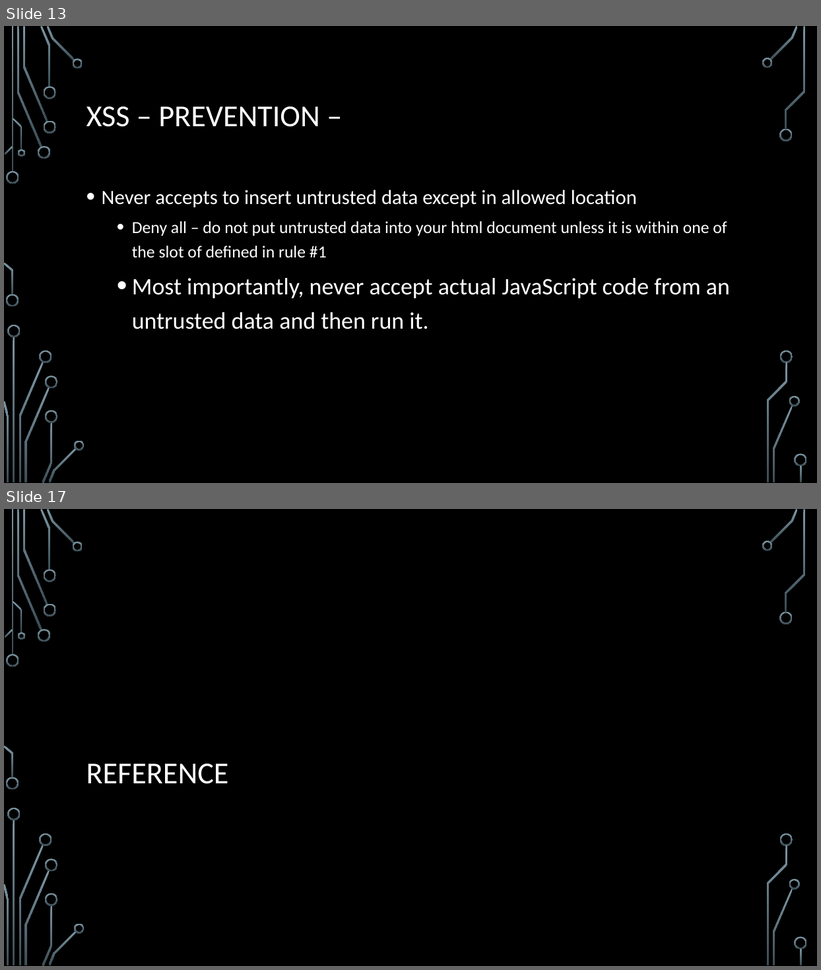
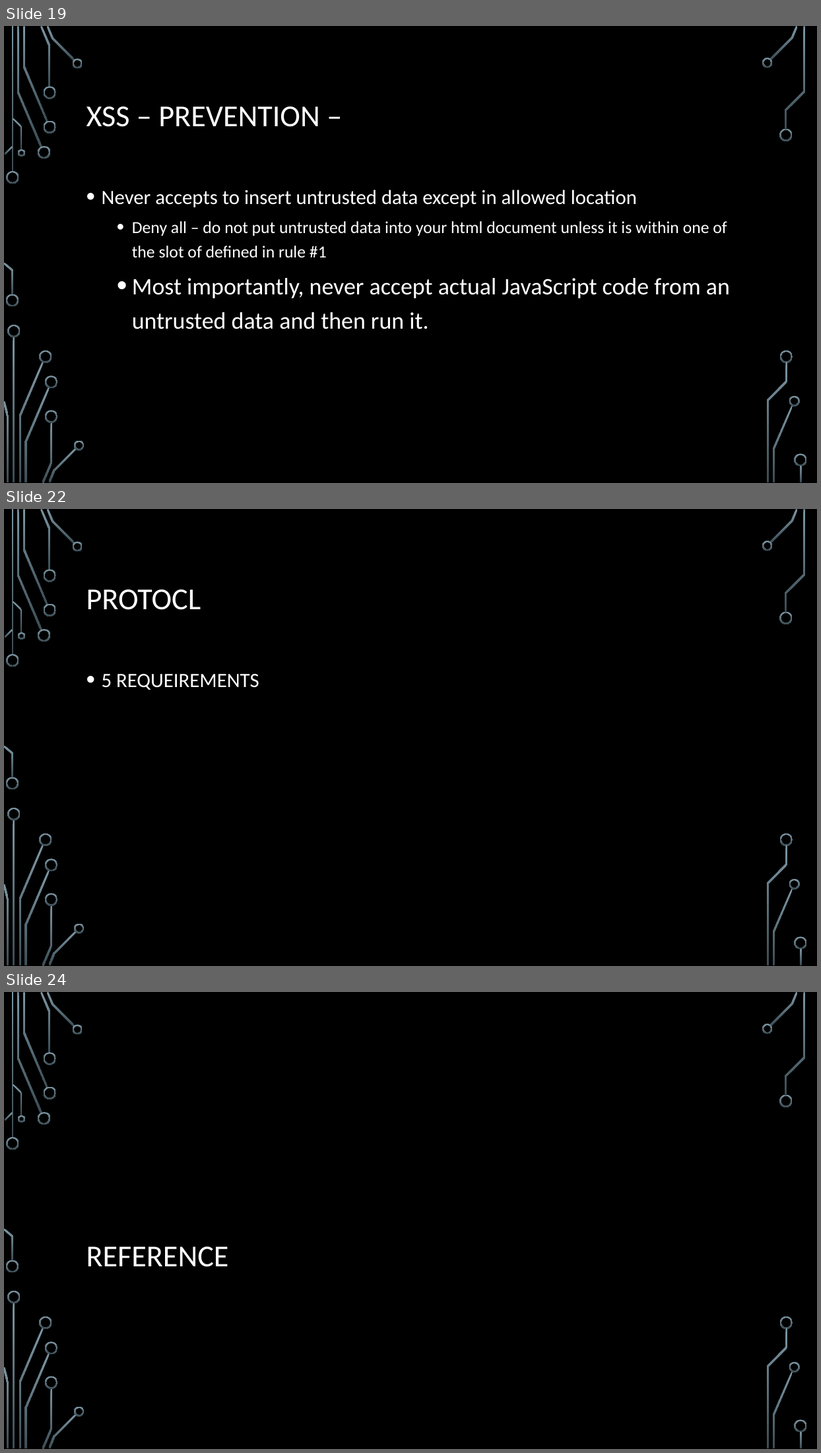
Before and after one commit to 28kayak/CS166_Final_Project, a slide deck: Fianl_Project.pptx. Shown one above the other, each under a label of ours: slides 13 and 17 before the commit, slides 19, 22 and 24 after it; the slides between them are not shown. The pictures are 821x970 and 821x1453 pixels, drawn with LibreOffice and Linux fonts; fonts in the diff are those of the drawing; background and template pictures are left out. Boxes give left, top, right and bottom in pixels: in the first picture for what was removed or moved away, otherwise in the second. Text is boxed around its words. In the diff, an @@ line names an element or a change of style, - is before the commit and + after.

```diff
--- a/Fianl_Project.pptx
+++ b/Fianl_Project.pptx
@@ slide 22 added at (4,509,817,966), background picture (left out); not listed: 36 template elements that a slide beside it also shows @@
@@ title added at (86,590,201,610), 36 pt, text #FFFFFF @@
+PROTOCL
@@ text added at (102,674,259,690), 24 pt, text #FFFFFF @@
+• 5 REQUEIREMENTS
@@ what was slide 13 is now slide 19 @@
@@ what was slide 17 is now slide 24 @@
```
Also in this commit, not shown: 3 slides changed, 8 other slides added, 2 slides removed.
